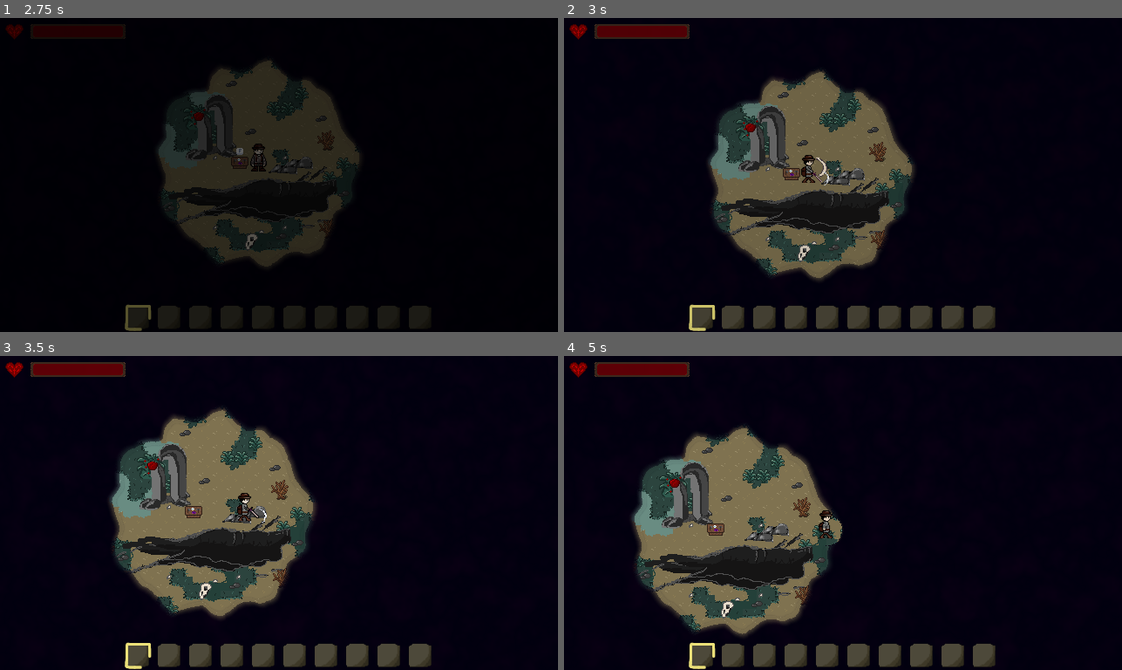
Above: before the commit, frames 1-4 (two rows, left to right).
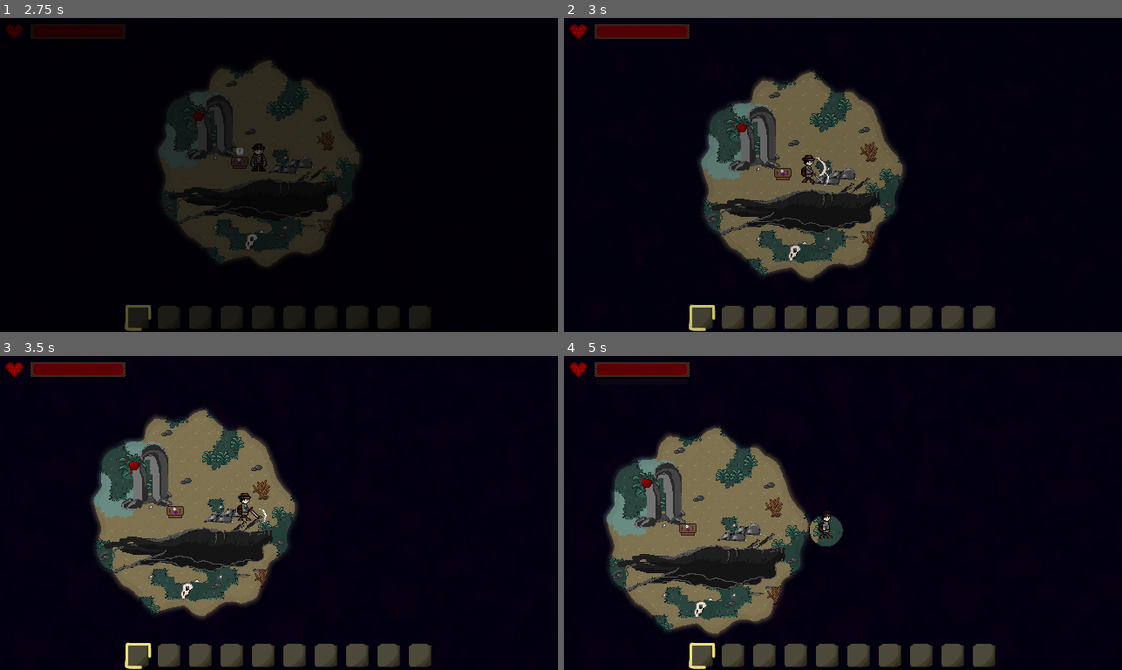
Above: after the commit, the same moments.

Repository: TimoRoggel/EverDark
Game: Godot game, scene res://UI/Main menu/main_menu.tscn
Two runs of this game, one before a commit and one after it. Both use one fixed random seed, a clock stepped at 60 frames per second and the inputs below. The engine's default icon, where the game draws it, is replaced by a stand-in: a white triangle on a blue panel in a dark square. Sound files missing from this copy of the repository are replaced by a short silence.
Inputs (mouse positions are in pixels of both pictures, inside the frame that each line leads up to):
- Up to frame 1 (2.75 s): click "Start a new game" at 0.5 s; click "Start a new game" at 1.25 s; click "OK" at 2 s
- Up to frame 2 (3 s): tap Enter at 2.75 s; move the mouse to (965, 159) at 2.77 s; press the mouse at (965, 159) at 2.78 s; hold D (right) from 2.78 s (still down)
- Up to frame 3 (3.5 s): keep holding D (right)
- Up to frame 4 (5 s): release D (right) at 3.5 s; release the mouse at (965, 497) at 3.5 s; drag from (731, 528) to (843, 500) at 3.52 s; move the mouse to (898, 443) at 4.27 s; hold D (right) from 4.28 s (still down); hold Shift (dash) from 4.28 s (still down)

Frame 1 is identical in both runs. In frame 2, 8.5% of the frame differs, in the area x 24-63%, y 16-84%; in frame 3, 12%; in frame 4, 14%, in the area x 7-50%, y 22-90%.

Commit message:
made movement more snappy

Diff:
--- a/data/recipes.csv
+++ b/data/recipes.csv
@@ -1,6 +1,6 @@
 "id","name","rewards","costs"
 "0","wooden core","[1]","[5;5;5;5]"
-"1","lumin","[0]","[1;1]"
+"1","lumin","[0]","[]"
 "2","potion","[2]","[1]"
 "3","crafting table","[3]","[5;5;5;0;0]"
 "4","chest","[4]","[5;5;5;5;5;5;5]"
--- a/scripts/components/move_component.gd
+++ b/scripts/components/move_component.gd
@@ -1,8 +1,8 @@
 class_name MoveComponent extends Component
 
 @export var speed: float = 100.0
-@export var accelleration: float = 4.0
-@export var decelleration: float = 8.0
+@export var accelleration: float = 40.0
+@export var decelleration: float = 80.0
 @export var knockback_resistance: float = 1.0
 @export_group("Sounds")
 @export var step_sounds: Array[AudioStream] = []
Not shown: 1 places in scenes/characters/player.tscn that only renumber resources
